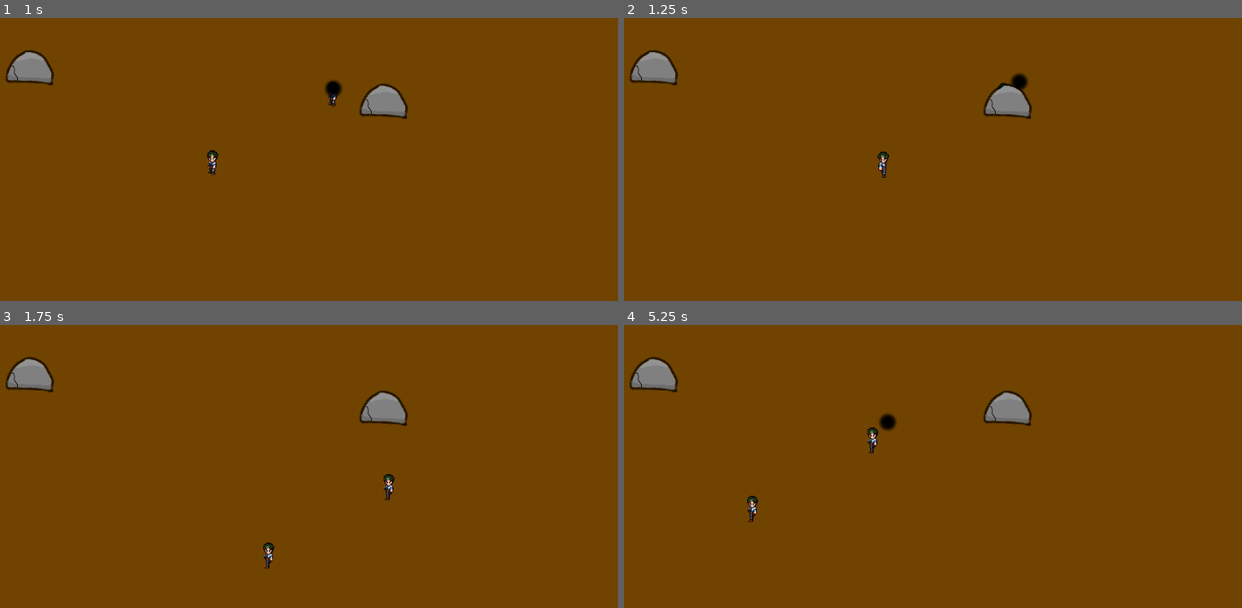
Above: before the commit, frames 1-4 (two rows, left to right).
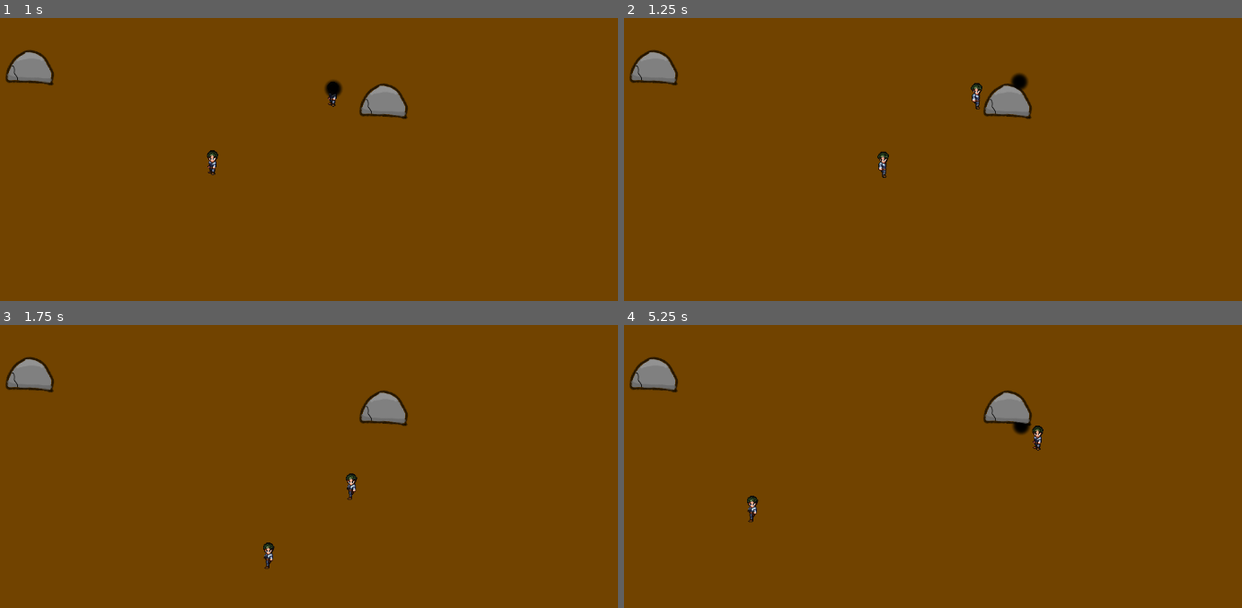
Above: after the commit, the same moments.

Repository: norbee15/Project_A
Game: Godot game, scene res://Characters/game.tscn
Two runs of this game, one before a commit and one after it. Both use one fixed random seed, a clock stepped at 60 frames per second and the inputs below. The project has no main scene, so this scene is started directly.
Inputs (mouse positions are in pixels of both pictures, inside the frame that each line leads up to):
- Up to frame 1 (1 s): tap Enter at 0.5 s; move the mouse to (420, 80) at 0.52 s; hold D (move_right) from 0.53 s (still down); tap Shift (dash) at 0.6 s; click (420, 80) at 0.67 s
- Up to frame 2 (1.25 s): keep holding D (move_right)
- Up to frame 3 (1.75 s): move the mouse to (117, 426) at 1.27 s; release D (move_right) at 1.28 s; hold S (move_down) from 1.28 s (still down); tap Shift (dash) at 1.35 s
- Up to frame 4 (5.25 s): move the mouse to (outside the picture) at 2.02 s; release S (move_down) at 2.03 s; hold D (move_right) 2.03-2.78 s; tap Shift (dash) every 0.75 s from 2.1 to 5.1 s; move the mouse to (846, 486) at 2.77 s; hold W (move_up) 2.78-3.53 s; click (846, 486) at 2.92 s; move the mouse to (1099, 466) at 3.52 s; hold A (move_left) 3.53-5.03 s; move the mouse to (667, 344) at 4.27 s; tap Space at 5 s; move the mouse to (920, 407) at 5.02 s; hold S (move_down) from 5.03 s (still down); click (920, 407) at 5.17 s

Frame 1 is identical in both runs. In frame 2, 0.1% of the frame differs, in the area x 56-63%, y 22-33%; in frame 3, 0.2%; in frame 4, 0.5%, in the area x 39-68%, y 31-46%.

Commit message:
player mask
fix player mask

Diff:
--- a/Characters/node_2d.tscn
+++ b/Characters/node_2d.tscn
@@ -70,6 +70,7 @@
 size = Vector2(21, 45)
 
 [node name="Char_1" type="CharacterBody2D"]
+collision_mask = 15
 script = ExtResource("1_66wbs")
 
 [node name="Sprite2D" type="Sprite2D" parent="."]
